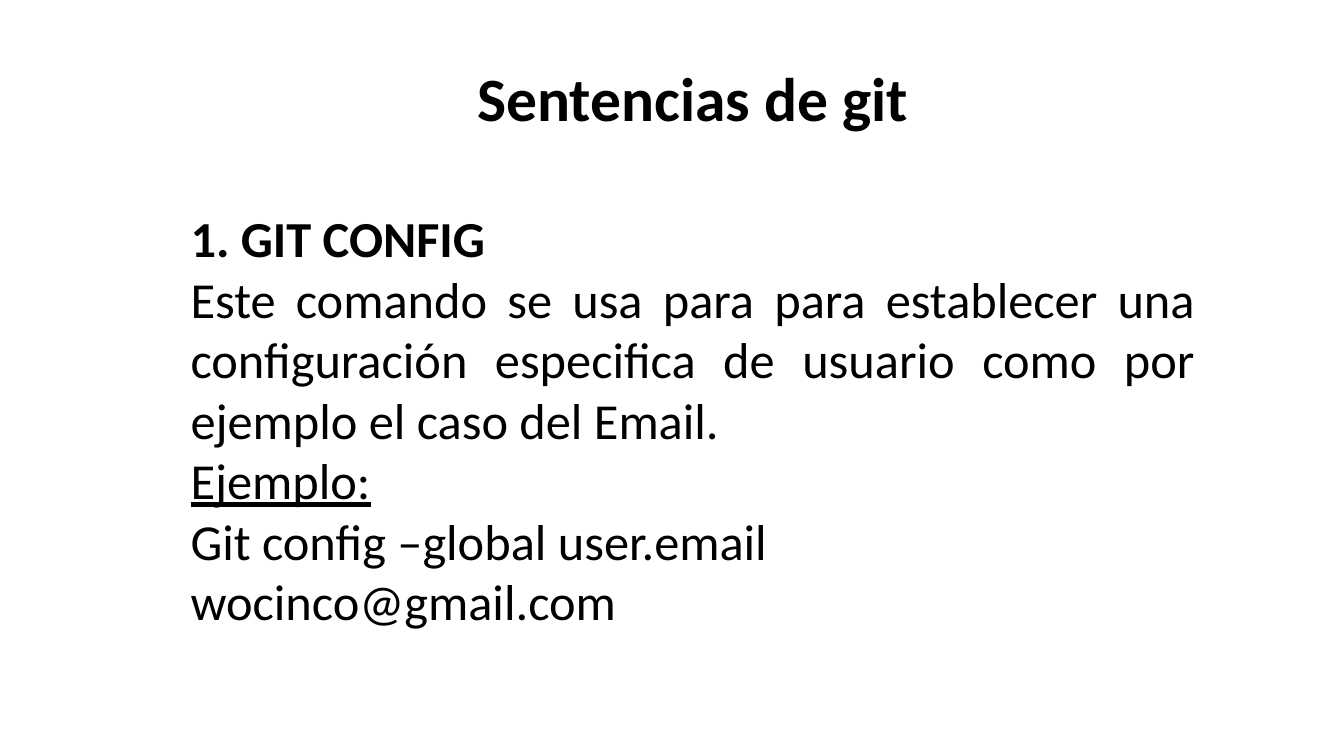
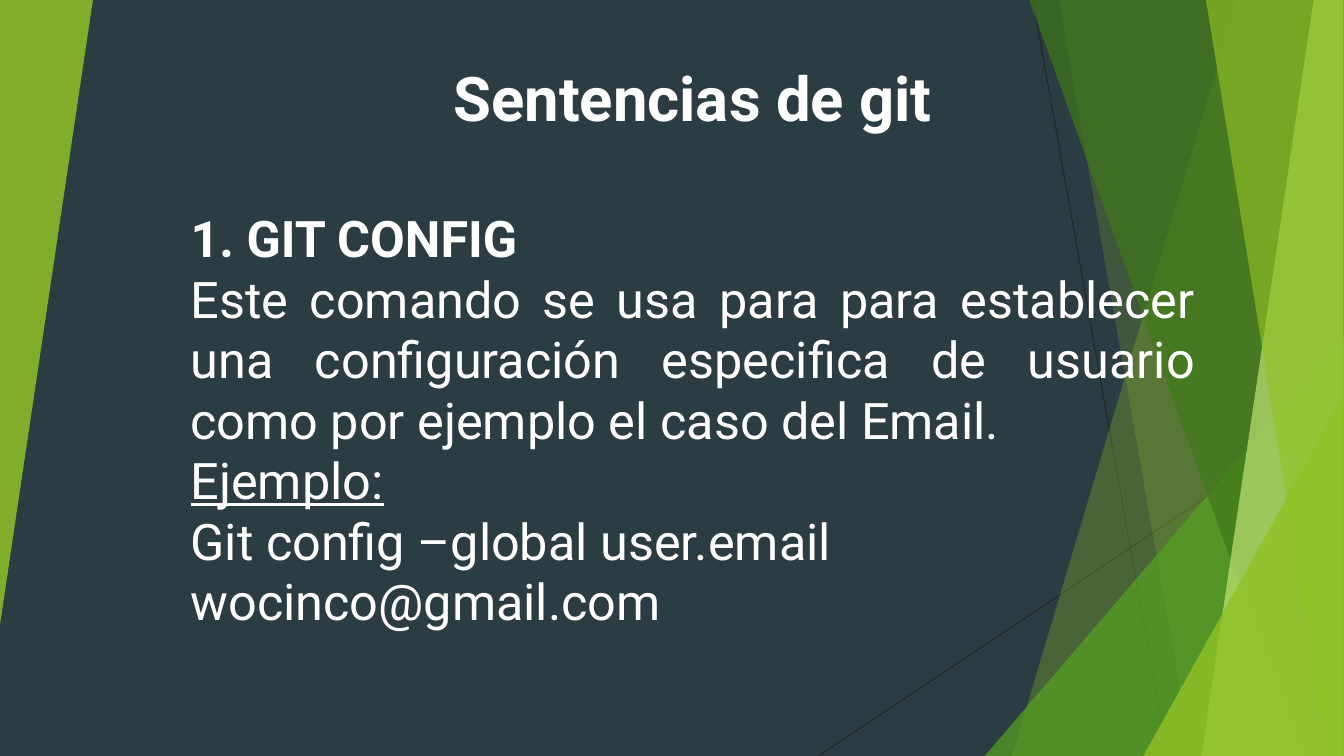
Before and after one commit to Wocinco/tareaAnalisiss, a slide deck: slide 1 of tarea.pptx. Drawn at 1344x756 pixels with LibreOffice and Linux fonts; fonts in the diff are those of the drawing. Boxes give left, top, right and bottom in pixels: in the first picture for what was removed or moved away, otherwise in the second. Text is boxed around its words. In the diff, an @@ line names an element or a change of style, - is before the commit and + after.

Commit message:
esto es para la version1

```diff
--- a/tarea.pptx
+++ b/tarea.pptx
@@ background #FFFFFF to #2C3C43 @@
@@ group added at [0, 0, 1344, 756]: 5 freeform shapes, 3 triangles, 2 lines @@
@@ text "Sentencias de git" at [191, 75, 1195, 631]: font Calibri to Roboto, text colour #000000 to #FFFFFF @@
```
